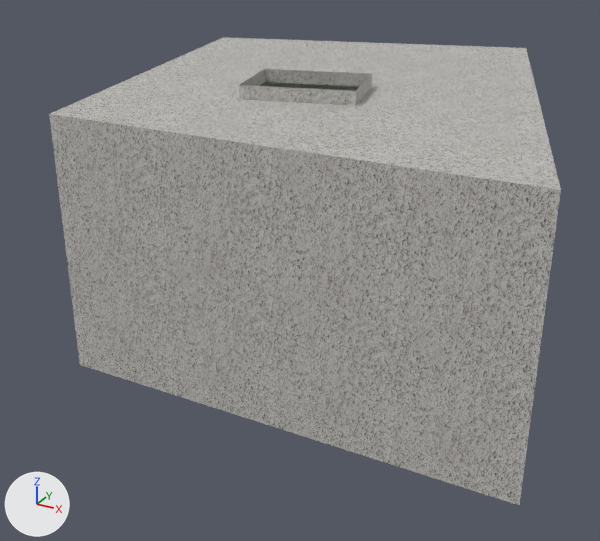
The FBX model Assets/Models/Room1.fbx, before and after one commit.
Rendered twice from a camera (50 mm lens) standing at (4.63, -8.17, 4.2) and looking at (0.52, -0.7, 0.47). The lights are fixed; the arrows at lower left show +X, +Y and +Z. Where no turn or scale is listed for an object, it has been applied to the vertices.

Before the edit, the objects in view are built like this:
```python
me_plane_001 = bpy.data.meshes.new('Plane.001')
me_plane_001.from_pydata(...)  # 36 vertices, 32 faces; spans x -1.98..3.64, y -2.92..2.73, z 0.03..2.67
# faces by material slot: [9, 10, 1, 12]
me_plane_001.materials.append(mat_floormat)
me_plane_001.materials.append(mat_stucco)
me_plane_001.materials.append(mat_redwalls)  # red #e70002
me_plane_001.materials.append(mat_greenwalls)  # green #00e709
# before: 4 (3.64, -2.92, 2.54) at pixel (560, 189), 5 (-1.98, 1.66, 2.54) at pixel (223, 37), 6 (1.92, 2.73, 2.54) at pixel (526, 47), 7 (-0.76, -2.92, 2.54) at pixel (49, 113)
ob_room1 = bpy.data.objects.new('Room1', me_plane_001)
ob_room1.location = (0.0, 0.0, 0.0)
```
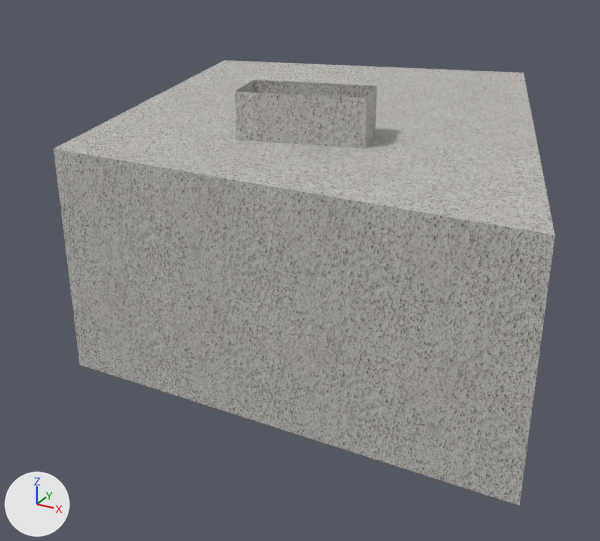
Where the change shows, as pixel boxes [x1, y1, x2, y2] in the pictures (600 x 541 px):
'Room1', reshaped
    before: [49, 37, 561, 505]
    after: [54, 60, 555, 505]

Patch to the scene script:
```diff
--- a/Assets/Models/Room1.fbx.py
+++ b/Assets/Models/Room1.fbx.py
@@ me_plane_001 @@
 me_plane_001.from_pydata(...)  # 36 vertices, 32 faces; spans x -1.98..3.64, y -2.92..2.73, z 0.03..2.67
 # used by ob_room1; location = (0.0, 0.0, 0.0)
-me_plane_001.vertices[0].co = (0.37, -1.61, 2.67)  # pixel (238, 84)
-me_plane_001.vertices[1].co = (0.15, -0.77, 2.67)  # pixel (265, 68)
-me_plane_001.vertices[2].co = (1.44, -1.33, 2.67)  # pixel (355, 90)
-me_plane_001.vertices[3].co = (1.22, -0.49, 2.67)  # pixel (372, 73)
-me_plane_001.vertices[20].co = (1.22, -0.49, 2.54)  # pixel (371, 86)
-me_plane_001.vertices[21].co = (1.44, -1.33, 2.54)  # pixel (355, 105)
-me_plane_001.vertices[22].co = (0.15, -0.77, 2.54)  # pixel (265, 81)
-me_plane_001.vertices[23].co = (0.37, -1.61, 2.54)  # pixel (239, 99)
+# me_plane_001 part 1
+for i in [*range(4, 8)]: me_plane_001.vertices[i].co += Vector((0.0, 0.0, -0.31))
+me_plane_001.vertices[0].co = (0.5, -1.88, 2.67)  # pixel (235, 91)
+me_plane_001.vertices[1].co = (0.36, -1.33, 2.67)  # pixel (253, 79)
+me_plane_001.vertices[2].co = (1.66, -1.58, 2.67)  # pixel (366, 98)
+me_plane_001.vertices[3].co = (1.52, -1.03, 2.67)  # pixel (376, 85)
+me_plane_001.vertices[20].co = (1.52, -1.03, 2.23)  # pixel (375, 132)
+me_plane_001.vertices[21].co = (1.66, -1.58, 2.23)  # pixel (364, 148)
+me_plane_001.vertices[22].co = (0.36, -1.33, 2.23)
+me_plane_001.vertices[23].co = (0.5, -1.88, 2.23)  # pixel (236, 139)
 me_plane_001.materials.append(mat_floormat)
```
